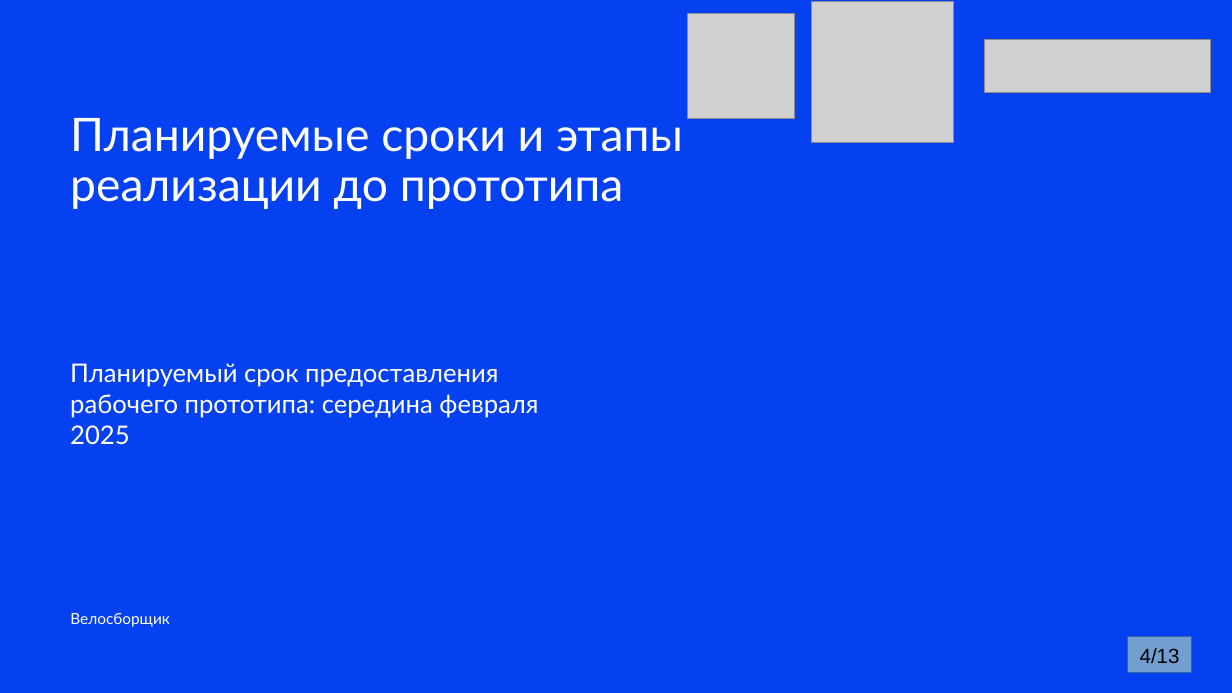
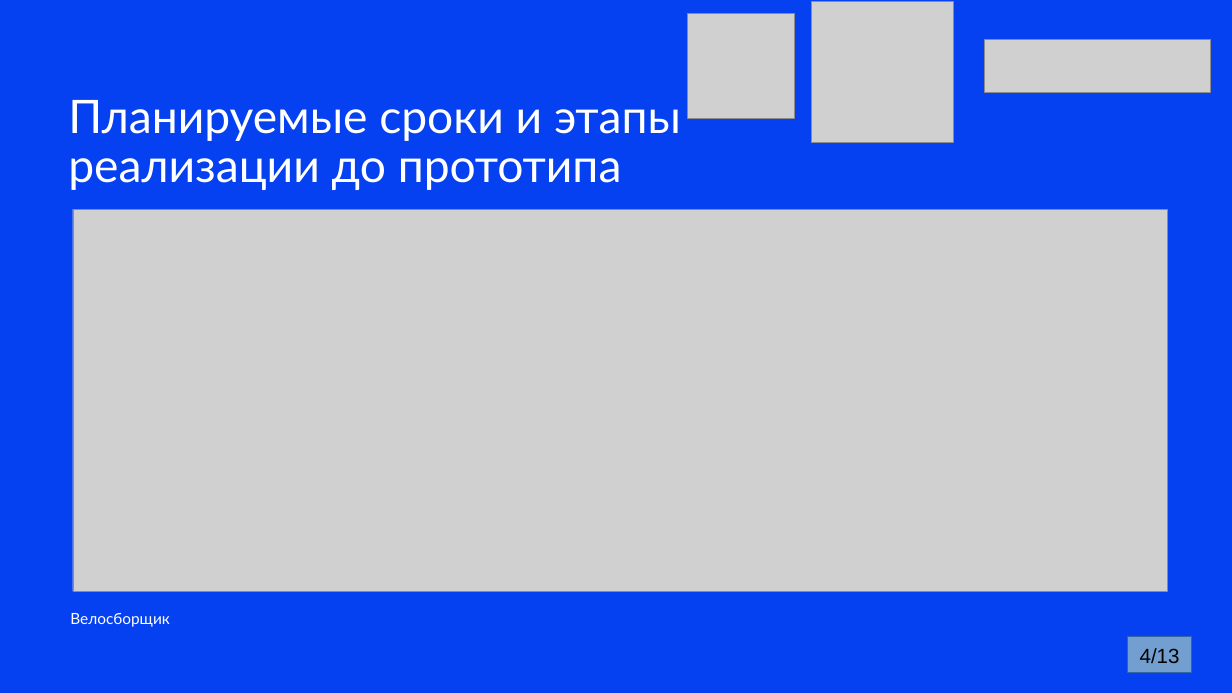
Before and after one commit to alexandr2081/velo, a slide deck: slide 4 of Бесполезные вещи/Презентация.pptx. Drawn at 1232x693 pixels with LibreOffice and Linux fonts; fonts in the diff are those of the drawing; grey boxes stand for pictures. Boxes give left, top, right and bottom in pixels: in the first picture for what was removed or moved away, otherwise in the second. Text is boxed around its words. In the diff, an @@ line names an element or a change of style, - is before the commit and + after.

```diff
--- a/Бесполезные вещи/Презентация.pptx
+++ b/Бесполезные вещи/Презентация.pptx
@@ title "Планируемые сроки и этапы реализации ...": place and size @@
-title "Планируемые сроки и этапы реализации ..." at [70, 118, 683, 209]
+title "Планируемые сроки и этапы реализации ..." at [68, 100, 681, 190]
@@ picture added at [73, 209, 1167, 592] @@
@@ subtitle removed at [70, 363, 538, 445] @@
-Планируемый срок предоставления рабочего прототипа: середина февраля 2025
```
Also in this commit, not shown: 8 other slides changed, 2 slides added, 1 slide removed, 23 other files.
